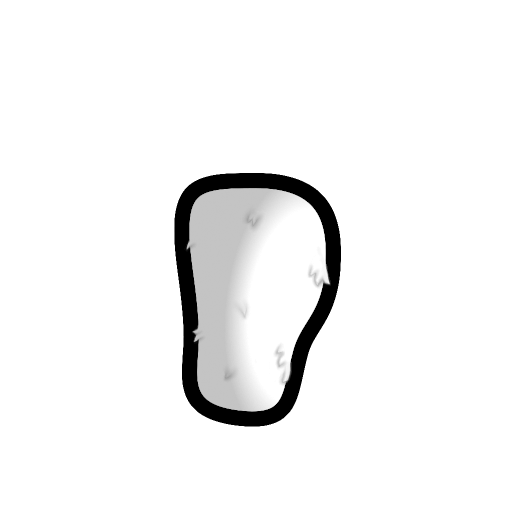
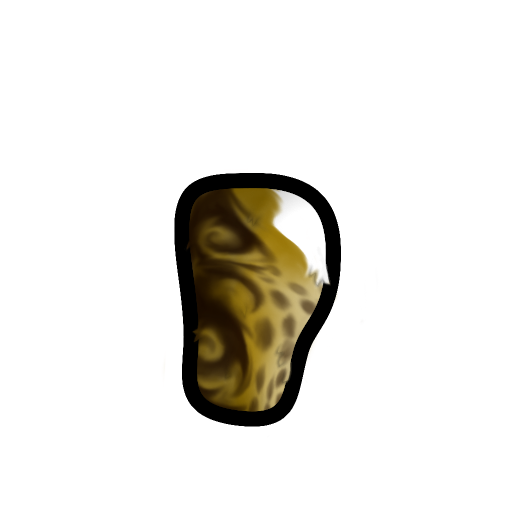
Before/after of a 512x512 layered artwork. What changed in the layer stack:
showed "Tux", blend normal → multiply, painted on it over [162, 188, 339, 420]
showed "SwirlsSpots", painted on it over [162, 188, 364, 420]